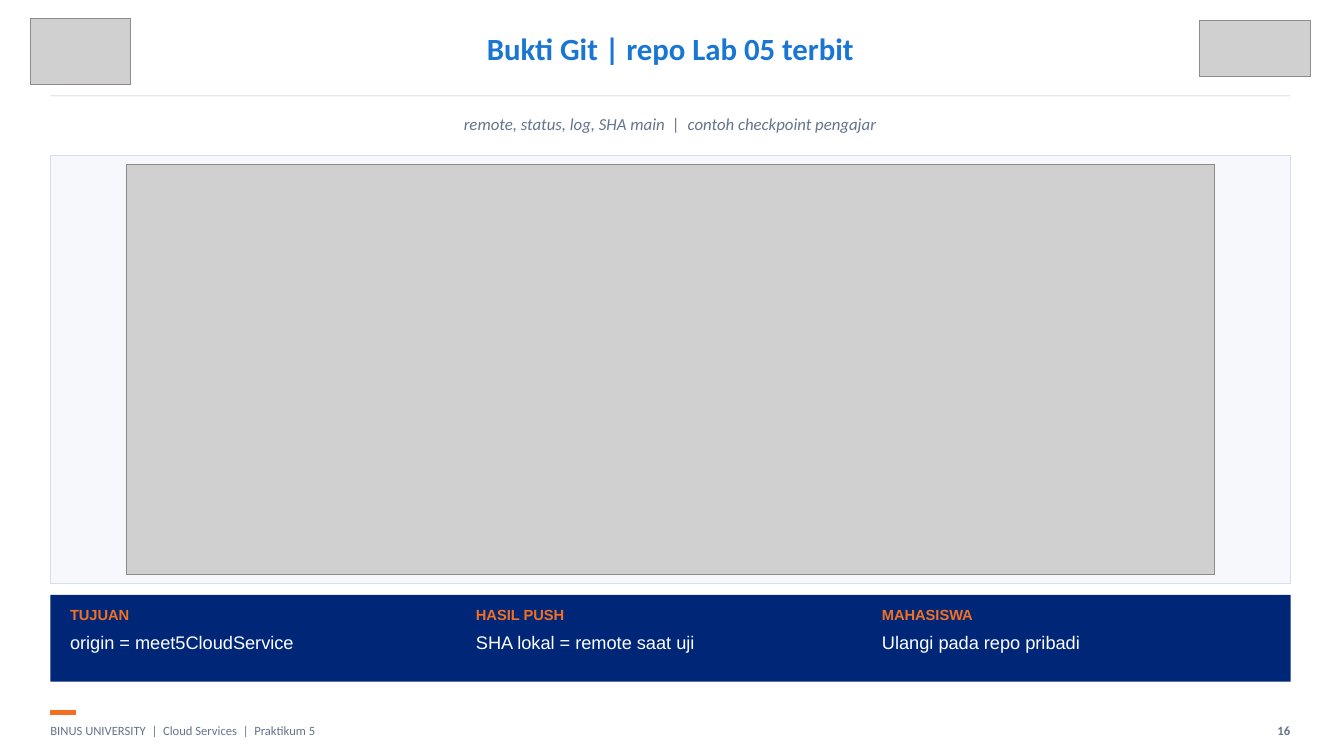
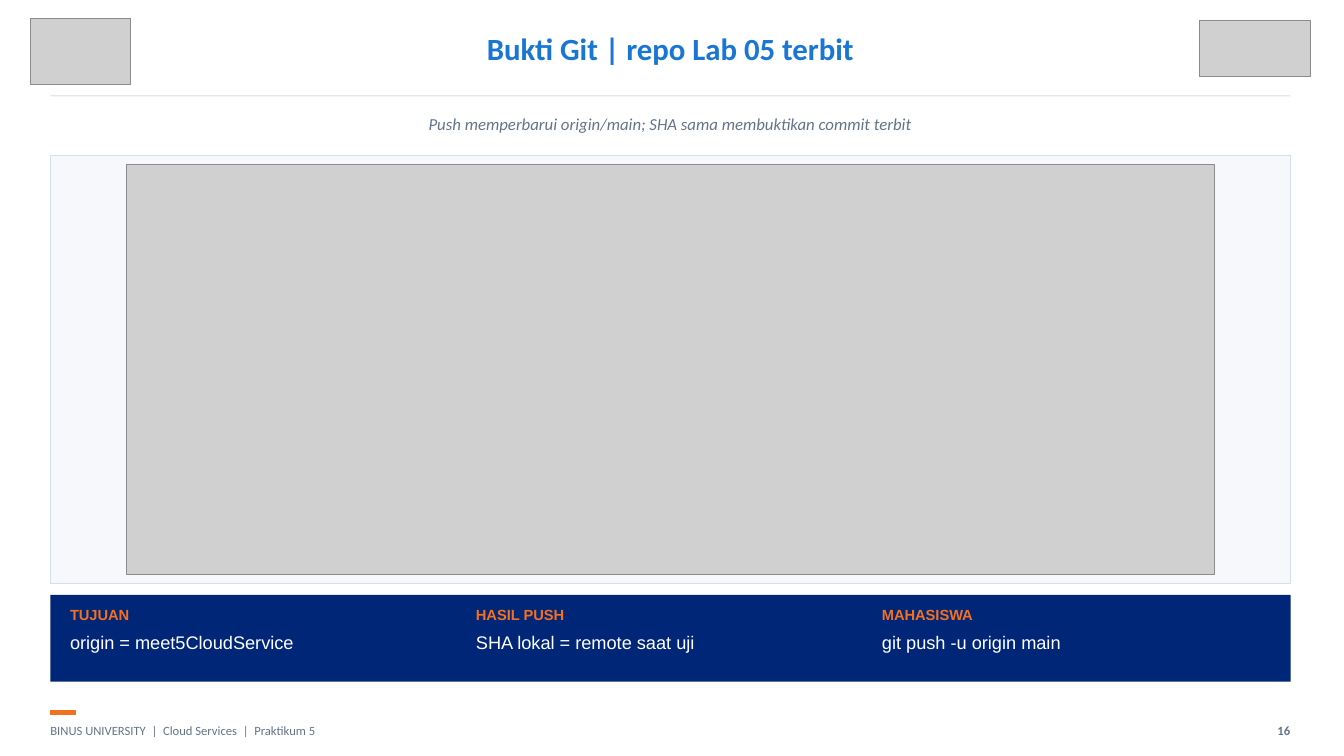
Before and after one commit to SeedFlora/meet5CloudService, a slide deck: slide 16 of slides/LAB05_Cloud_Notes_Bukti_Live.pptx. Drawn at 1344x756 pixels with LibreOffice and Linux fonts; fonts in the diff are those of the drawing; grey boxes stand for pictures. Boxes give left, top, right and bottom in pixels: in the first picture for what was removed or moved away, otherwise in the second. Text is boxed around its words. In the diff, an @@ line names an element or a change of style, - is before the commit and + after.

```diff
--- a/slides/LAB05_Cloud_Notes_Bukti_Live.pptx
+++ b/slides/LAB05_Cloud_Notes_Bukti_Live.pptx
@@ text at [429, 118, 911, 133]: text changed @@
-remote, status, log, SHA main | contoh checkpoint pengajar
+Push memperbarui origin/main; SHA sama membuktikan commit terbit
@@ text at [882, 635, 1060, 653]: text changed @@
-Ulangi pada repo pribadi
+git push -u origin main
```
Also in this commit, not shown: 1 other slide changed.
